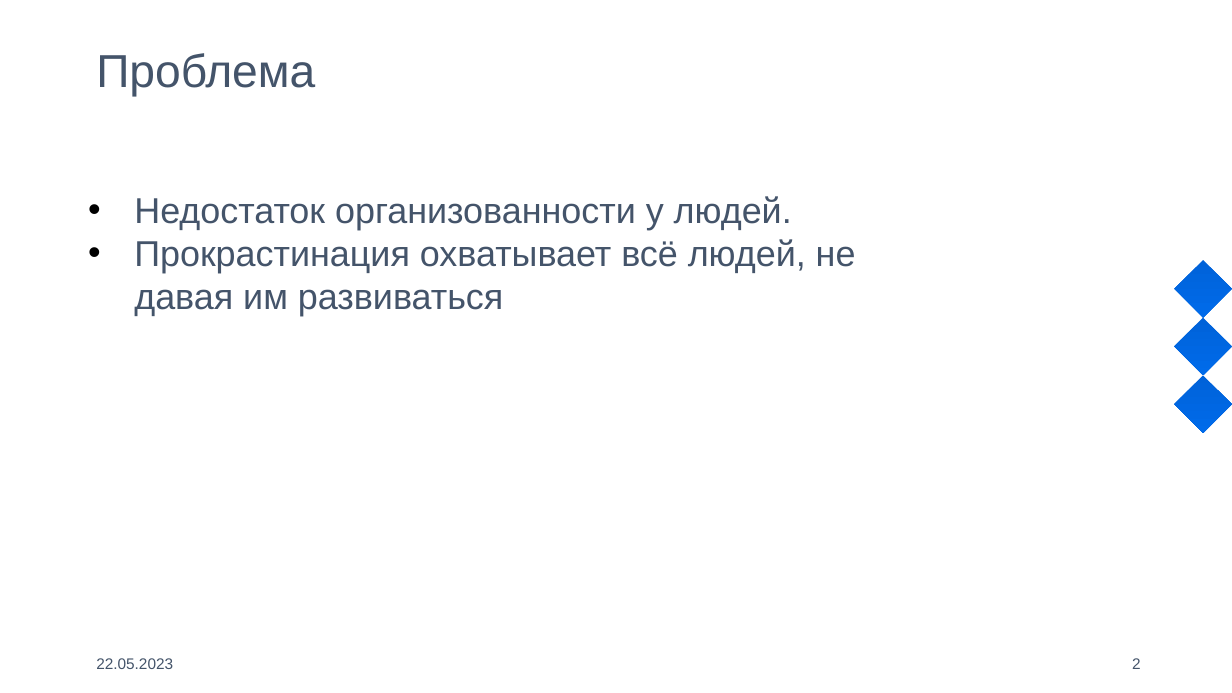
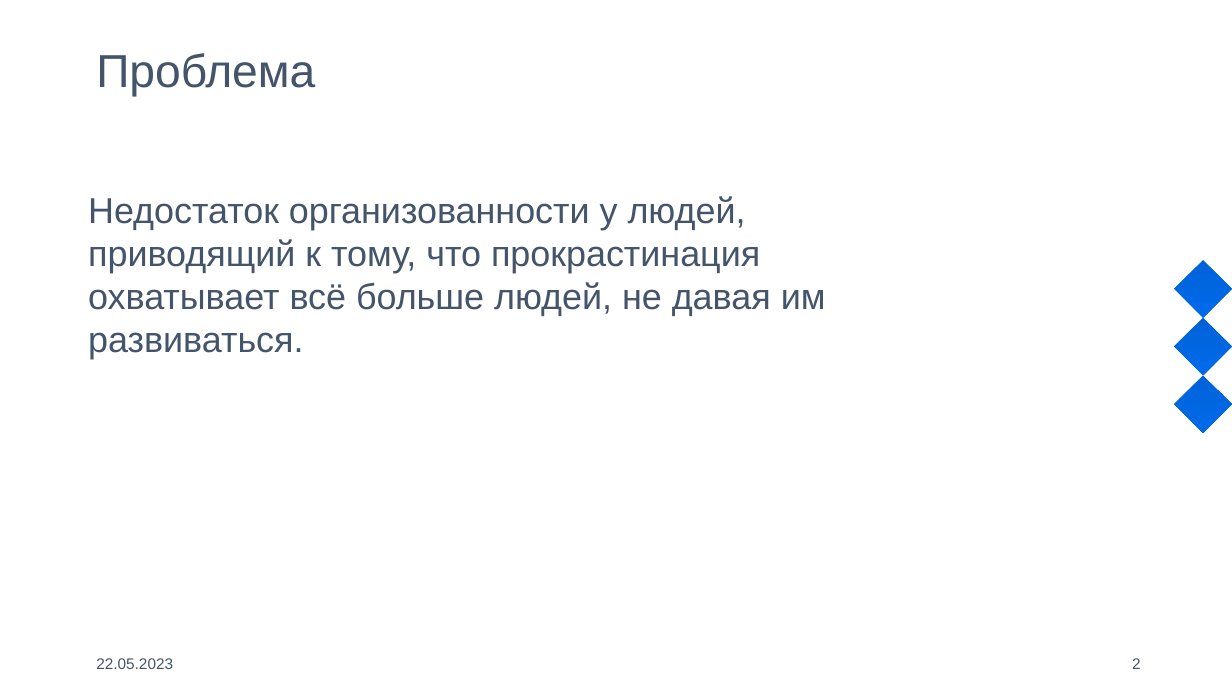
Before and after one commit to Vova-SH/SamsungGraduationWorks, a slide deck: slide 2 of 2023/Projects/Кауфман Яна и Пономарев Арсений/tracksandbingo.pptx. Drawn at 1232x693 pixels with LibreOffice and Linux fonts; fonts in the diff are those of the drawing; background and template pictures are left out. Boxes give left, top, right and bottom in pixels: in the first picture for what was removed or moved away, otherwise in the second. Text is boxed around its words. In the diff, an @@ line names an element or a change of style, - is before the commit and + after.

```diff
--- a/2023/Projects/Кауфман Яна и Пономарев Арсений/tracksandbingo.pptx
+++ b/2023/Projects/Кауфман Яна и Пономарев Арсений/tracksandbingo.pptx
@@ text at box(88, 196, 826, 359): text changed @@
-• Недостаток организованности у людей.
-• Прокрастинация охватывает всё людей, не давая им развиваться
+Недостаток организованности у людей, приводящий к тому, что прокрастинация охватывает всё больше людей, не давая им развиваться.
```
Also in this commit, not shown: 5 other slides changed, 4 slides added, 1 slide removed, 33 other files.
